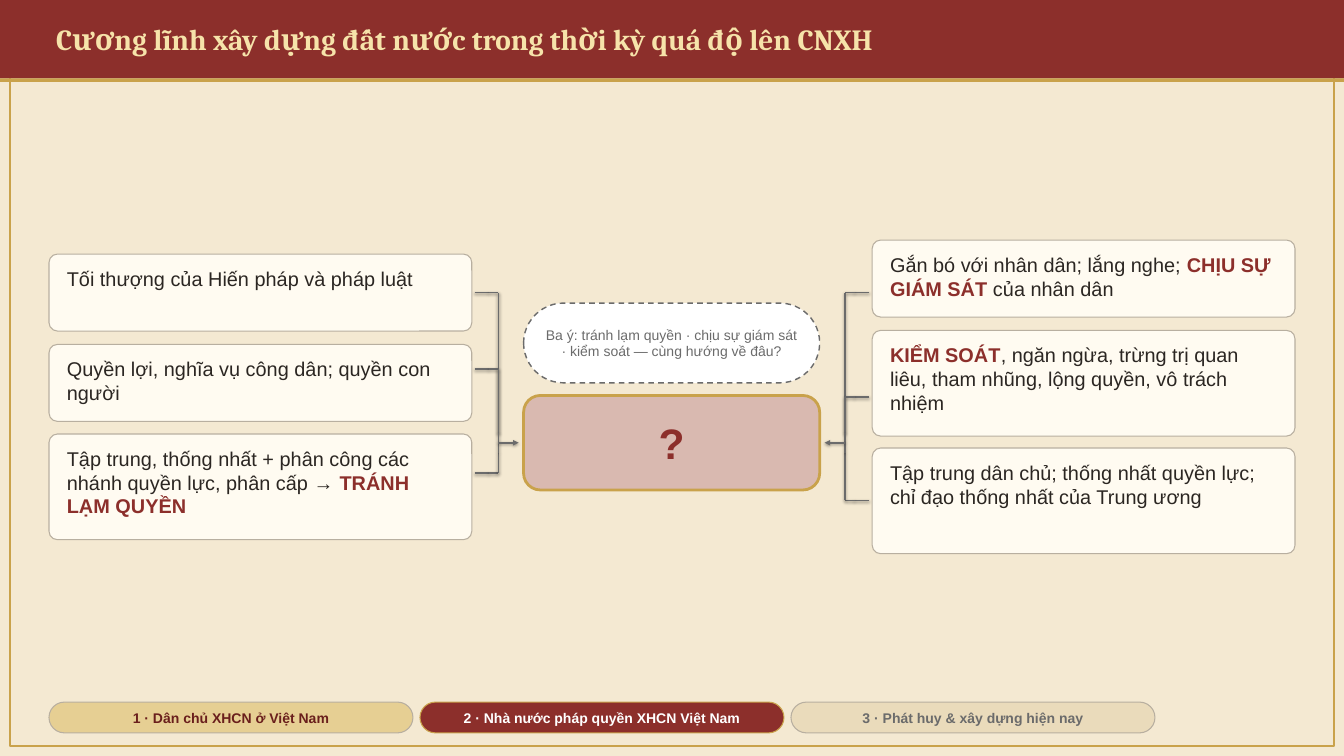
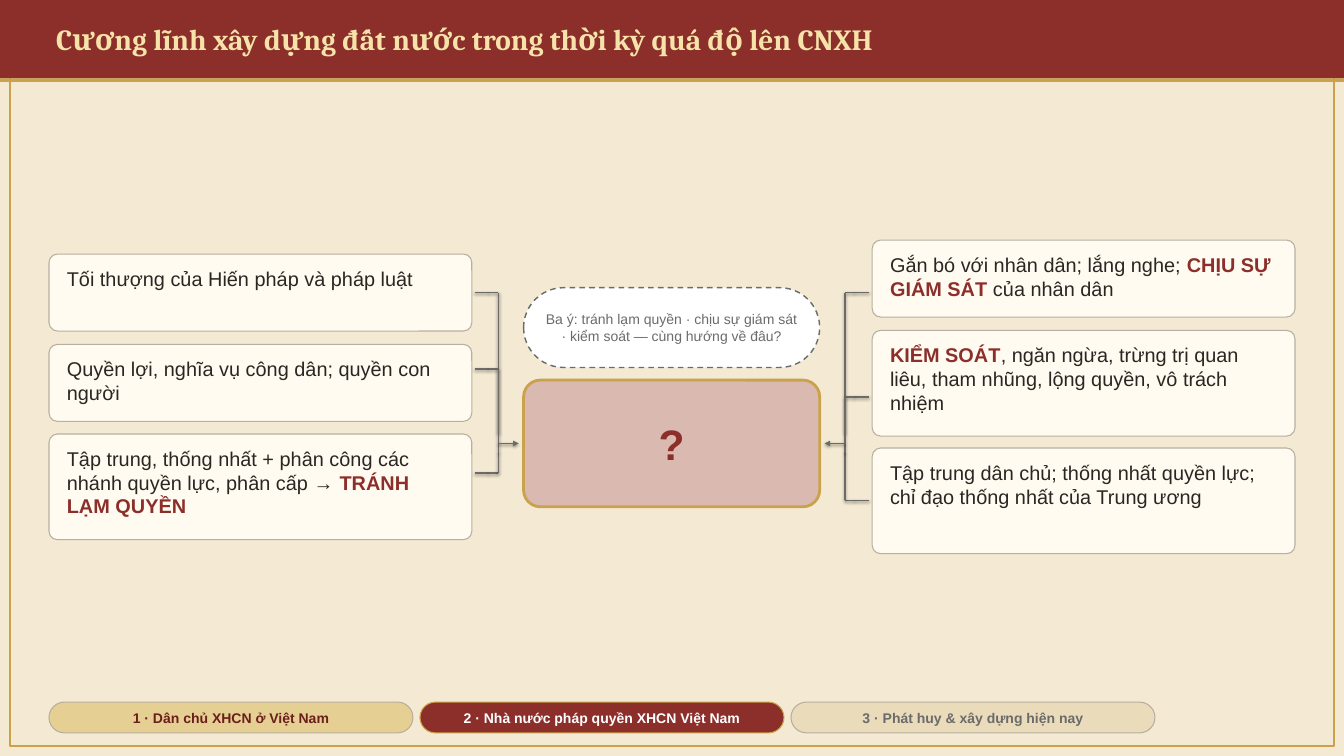
Before and after one commit to DatHoQuoc/mln122, a slide deck: slide 14 of mln133/MLN131_Chuong4_MucIII.pptx. Drawn at 1344x756 pixels with LibreOffice and Linux fonts; fonts in the diff are those of the drawing. Boxes give left, top, right and bottom in pixels: in the first picture for what was removed or moved away, otherwise in the second. Text is boxed around its words. In the diff, an @@ line names an element or a change of style, - is before the commit and + after.

```diff
--- a/mln133/MLN131_Chuong4_MucIII.pptx
+++ b/mln133/MLN131_Chuong4_MucIII.pptx
@@ rounded rectangle "Ba ý: tránh lạm quyền ...": place and size @@
-rounded rectangle "Ba ý: tránh lạm quyền ..." at (523,303,820,383)
+rounded rectangle "Ba ý: tránh lạm quyền ..." at (523,288,820,368)
@@ rounded rectangle "?": place and size @@
-rounded rectangle "?" at (523,396,820,491)
+rounded rectangle "?" at (523,380,820,507)
@@ rounded rectangle "?" at (523,380,820,507): proportions changed @@
```
Also in this commit, not shown: 1 other slide changed, 1 other file.
